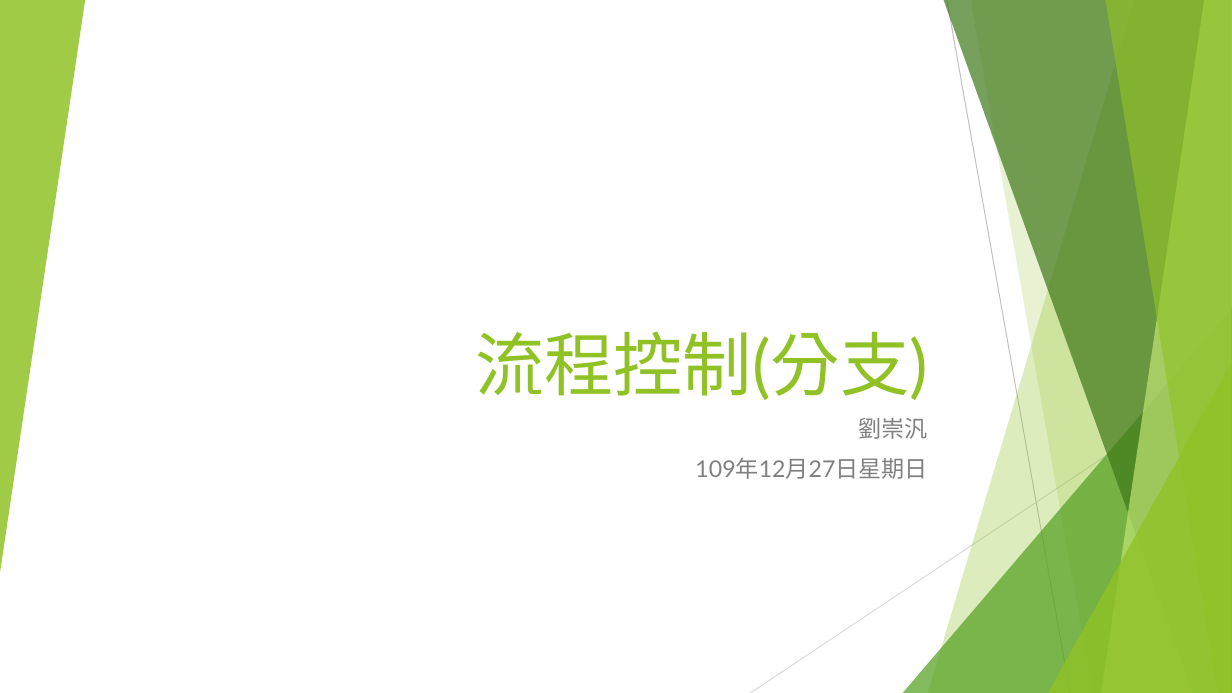
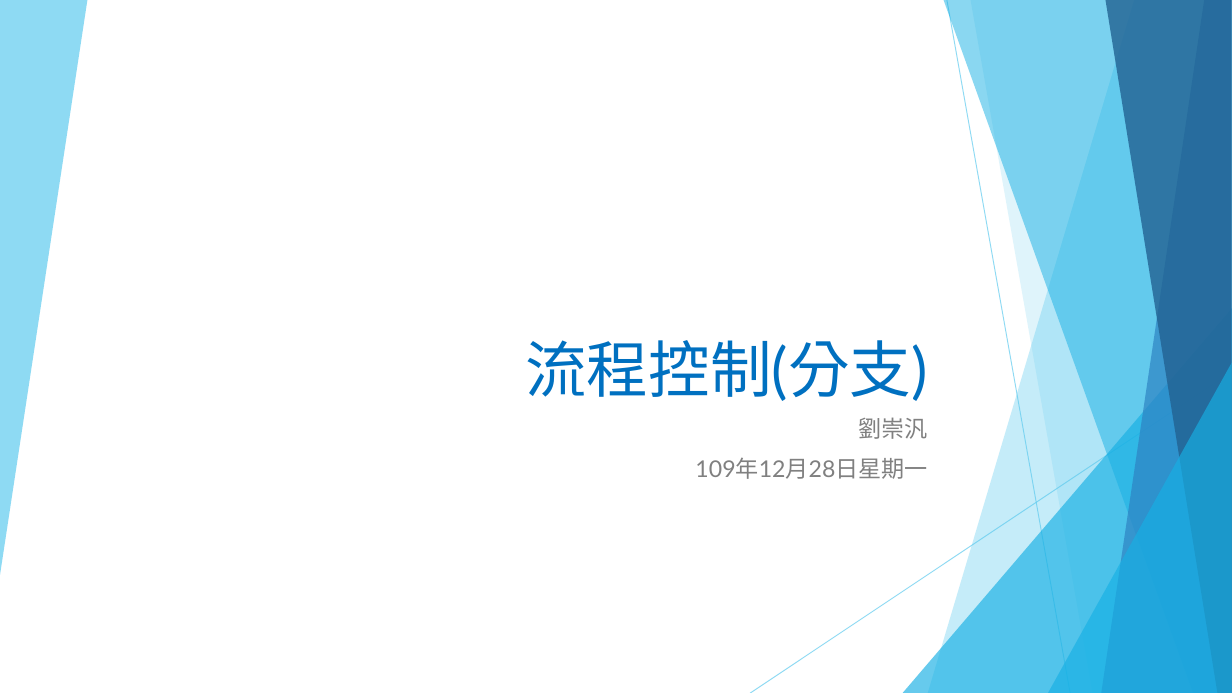
Before and after one commit to liulawsi/My_PPTs, a slide deck: slide 1 of LCC/Python/03流程控制(分支).pptx. Drawn at 1232x693 pixels with LibreOffice and Linux fonts; fonts in the diff are those of the drawing. Boxes give left, top, right and bottom in pixels: in the first picture for what was removed or moved away, otherwise in the second. Text is boxed around its words. In the diff, an @@ line names an element or a change of style, - is before the commit and + after.

```diff
--- a/LCC/Python/03流程控制(分支).pptx
+++ b/LCC/Python/03流程控制(分支).pptx
@@ triangle removed at (0, 0, 85, 573) @@
@@ freeform shape added at (0, 0, 87, 575), fill #5FCBEF at 70% opacity @@
@@ freeform shape at (928, 0, 1232, 693): fill #90C226 at 30% opacity to #5FCBEF at 36% opacity @@
@@ freeform shape at (944, 0, 1232, 693): fill #3F7819 at 70% opacity to #17B0E4 at 50% opacity @@
@@ line (947, 0) - (1070, 693): stroke #BFBFBF 0.75 pt to #5FCBEF 0.75 pt @@
@@ freeform shape at (970, 0, 1232, 693): fill #90C226 at 20% opacity to #5FCBEF at 20% opacity @@
@@ freeform shape at (1102, 0, 1232, 693): fill #C0E474 at 70% opacity to #2E83C3 at 70% opacity @@
@@ freeform shape at (1105, 0, 1232, 693): fill #90C226 at 65% opacity to #226292 at 80% opacity @@
@@ title "流程控制(分支)" at (525, 340, 927, 401): size 54 to 48 pt, text colour #90C226 to #0070C0 @@
@@ triangle at (903, 308, 1232, 693): fill #54A021 at 72% opacity to #17B0E4 at 66% opacity @@
@@ line (1232, 372) - (750, 693): stroke #D9D9D9 0.75 pt to #5FCBEF 0.75 pt @@
@@ triangle at (1048, 363, 1232, 693): fill #90C226 at 80% opacity to #17B0E4 at 66% opacity @@
@@ subtitle at (695, 458, 927, 479): text changed @@
-109年12月27日星期日
+109年12月28日星期一
```
Also in this commit, not shown: 24 other slides changed, 5 other files.
